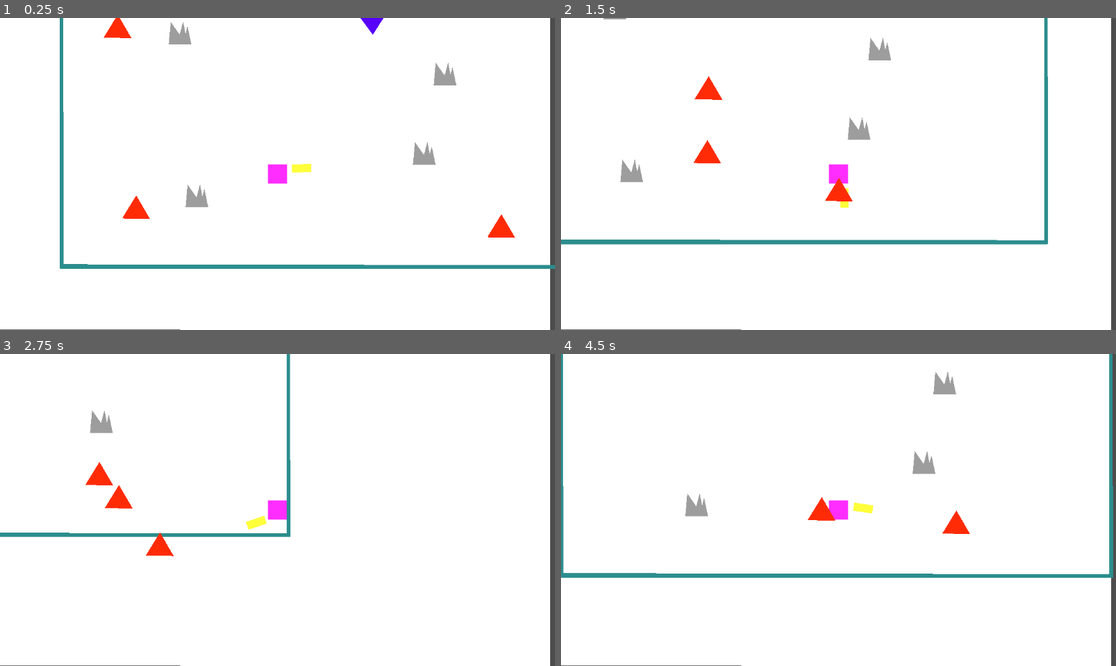
Above: before the commit, frames 1-4 (two rows, left to right).
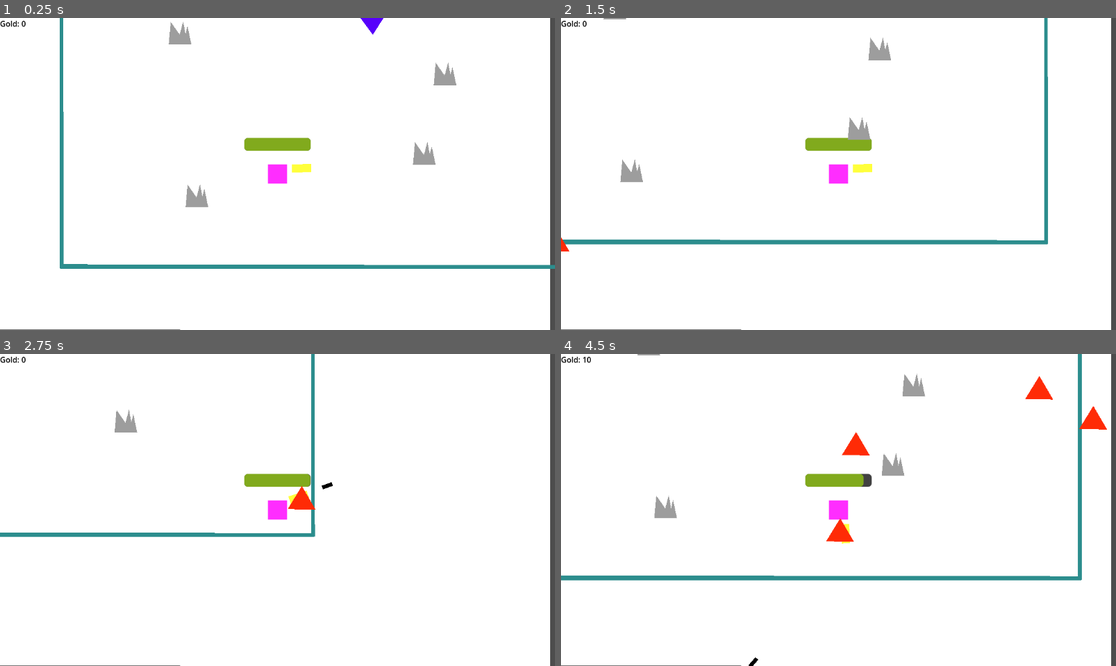
Above: after the commit, the same moments.

Repository: Krayorn/learning-godot-vampire-survivor-like
Game: Godot game, scene res://game.tscn
The game is run twice, just before and just after one commit, with the same random seed, the same clock (stepped at 60 frames per second) and the same inputs.
Inputs:
- Up to frame 1 (0.25 s): no input
- Up to frame 2 (1.5 s): hold D (right) 0.53-1.28 s; tap W (top) at 0.6, 1.35 s; hold S (down) from 1.28 s (still down)
- Up to frame 3 (2.75 s): release S (down) at 2.03 s; hold D (right) from 2.03 s (still down); tap W (top) at 2.1 s
- Up to frame 4 (4.5 s): tap W (top) at 2.85, 3.6, 4.35 s; release D (right) at 3.53 s; hold A (left) from 3.53 s (still down)

The runs differ from the first frame. In frame 1, 1.2% of the frame differs, in the area x 0-93%, y 0-71%; in frame 2, 1.3%; in frame 3, 2.8%; in frame 4, 6.1%, in the area x 0-100%, y 0-100%.

Commit message:
hud done scenemanager deleted

Diff:
--- a/game.gd
+++ b/game.gd
@@ -1,7 +1,18 @@
 extends Node
 
+const mainMapPath = "res://map.tscn"
+const insideMapPath = "res://inside.tscn"
+
+
 func _ready():
-	var manager = get_node("/root/SceneManager")
-	manager.init(self)
-	#manager.show_scene(manager.insideMapPath)
-	manager.show_scene(manager.mainMapPath)
+	get_tree().change_scene_to_file(mainMapPath)
+
+func move_to(path):
+	if path == mainMapPath:
+		print("REMOVE INSIDE, ADD MAIN")
+		get_tree().change_scene_to_file(mainMapPath)
+	else:
+		print("REMOVE MAIN, ADD INSIDE")
+		get_tree().change_scene_to_file(insideMapPath)
+
+	return get_tree().current_scene
--- /dev/null
+++ b/hud.gd
@@ -0,0 +1,13 @@
+extends CanvasLayer
+
+var gold := 0
+
+func _ready() -> void:
+	set_gold(gold)
+
+func set_gold(amount):
+	$Gold.text = "Gold: " + str(amount)
+
+func gain_gold(amount_earned):
+	gold += amount_earned
+	set_gold(gold)
--- /dev/null
+++ b/hud.tscn
@@ -0,0 +1,11 @@
+[gd_scene load_steps=2 format=3 uid="uid://3tldhu6d4k7b"]
+
+[ext_resource type="Script" uid="uid://cvh0vk26dkec7" path="res://hud.gd" id="1_37p78"]
+
+[node name="Hud" type="CanvasLayer"]
+script = ExtResource("1_37p78")
+
+[node name="Gold" type="Label" parent="."]
+offset_right = 40.0
+offset_bottom = 23.0
+theme_override_colors/font_color = Color(0, 0, 0, 1)
--- a/map.gd
+++ b/map.gd
@@ -1,5 +1,21 @@
 extends Node2D
 
-func _ready():
+func _ready() -> void:
+	get_node("gameover").visible = false
 	var player = get_node("/root/Player")
-	add_child(player)
+	player.death.connect(_on_death)
+
+func _on_death():
+	%gameover.visible = true
+	get_tree().paused = true
+
+func spawn_mob():
+	var new_mob = preload("res://mob.tscn").instantiate()
+	%PathFollow2D.progress_ratio = randf()
+	new_mob.global_position = %PathFollow2D.global_position
+	add_child(new_mob)
+
+
+func _on_timer_timeout() -> void:
+	# check a set number, then level up ?
+	spawn_mob()
--- a/map.tscn
+++ b/map.tscn
@@ -3,7 +3,6 @@
 [ext_resource type="Script" uid="uid://blfuhr6vda4sf" path="res://map.gd" id="1_e0an3"]
 [ext_resource type="PackedScene" uid="uid://c3fo6skjdrwtw" path="res://rock.tscn" id="2_wijl4"]
 [ext_resource type="PackedScene" uid="uid://cpw1xcxx0ny61" path="res://portal.tscn" id="3_e0an3"]
-[ext_resource type="PackedScene" uid="uid://5nwtdcia608" path="res://mob.tscn" id="4_p5pve"]
 
 [sub_resource type="SegmentShape2D" id="SegmentShape2D_e0an3"]
 a = Vector2(0, 647)
@@ -21,11 +20,45 @@
 a = Vector2(1144.1633, 640.1486)
 b = Vector2(6.1529355, 638.9829)
 
+[sub_resource type="Curve2D" id="Curve2D_e0an3"]
+_data = {
+"points": PackedVector2Array(0, 0, 0, 0, -90.946815, -102.052895, 0, 0, 0, 0, 1216.9164, -101.04534, 0, 0, 0, 0, 1228, 697, 0, 0, 0, 0, -98, 705, 0, 0, 0, 0, -93.96961, -99.03023)
+}
+point_count = 5
+
 [node name="map" type="Node2D"]
 script = ExtResource("1_e0an3")
 
+[node name="gameover" type="CanvasLayer" parent="."]
+unique_name_in_owner = true
+visible = false
+
+[node name="ColorRect" type="ColorRect" parent="gameover"]
+anchors_preset = 15
+anchor_right = 1.0
+anchor_bottom = 1.0
+grow_horizontal = 2
+grow_vertical = 2
+color = Color(0, 0, 0, 0.56078434)
+
+[node name="Label" type="Label" parent="gameover/ColorRect"]
+layout_mode = 1
+anchors_preset = 8
+anchor_left = 0.5
+anchor_top = 0.5
+anchor_right = 0.5
+anchor_bottom = 0.5
+offset_left = -41.0
+offset_top = -11.5
+offset_right = 41.0
+offset_bottom = 11.5
+grow_horizontal = 2
+grow_vertical = 2
+theme_override_font_sizes/font_size = 156
+text = "game over"
+
 [node name="CanvasLayer" type="CanvasLayer" parent="."]
-layer = -1
+layer = -2
 
 [node name="ColorRect" type="ColorRect" parent="CanvasLayer"]
 offset_left = -4.470154
@@ -51,9 +84,11 @@
 position = Vector2(647, 110)
 rotation = 0.058962964
 target_scene_path = "res://inside.tscn"
-target_spawn_position = Vector2(530, 210)
+target_spawn_position = Vector2(530, 220)
 
 [node name="leftwall" type="StaticBody2D" parent="."]
+collision_layer = 4
+collision_mask = 0
 
 [node name="Polygon2D" type="Polygon2D" parent="leftwall"]
 color = Color(0.17254902, 0.5529412, 0.5529412, 1)
@@ -63,6 +98,8 @@
 shape = SubResource("SegmentShape2D_e0an3")
 
 [node name="rightwall" type="StaticBody2D" parent="."]
+collision_layer = 4
+collision_mask = 0
 
 [node name="Polygon2D" type="Polygon2D" parent="rightwall"]
 position = Vector2(1141, 1)
@@ -73,6 +110,8 @@
 shape = SubResource("SegmentShape2D_p5pve")
 
 [node name="topwall" type="StaticBody2D" parent="."]
+collision_layer = 4
+collision_mask = 0
 
 [node name="Polygon2D" type="Polygon2D" parent="topwall"]
 position = Vector2(39.000004, 14)
@@ -84,6 +123,8 @@
 shape = SubResource("SegmentShape2D_urblq")
 
 [node name="bottomwall" type="StaticBody2D" parent="."]
+collision_layer = 4
+collision_mask = 0
 
 [node name="Polygon2D" type="Polygon2D" parent="bottomwall"]
 position = Vector2(1132, 702)
@@ -95,11 +136,18 @@
 rotation = -0.0003666745
 shape = SubResource("SegmentShape2D_iw27f")
 
-[node name="Mob" parent="." instance=ExtResource("4_p5pve")]
-position = Vector2(84, 549)
+[node name="Path2D" type="Path2D" parent="."]
+position = Vector2(9.260941, 5.2874985)
+scale = Vector2(0.9924585, 0.9925)
+curve = SubResource("Curve2D_e0an3")
 
-[node name="Mob2" parent="." instance=ExtResource("4_p5pve")]
-position = Vector2(987, 587)
+[node name="PathFollow2D" type="PathFollow2D" parent="Path2D"]
+unique_name_in_owner = true
+position = Vector2(-90.946815, -102.052895)
+rotation = 0.00077038095
 
-[node name="Mob3" parent="." instance=ExtResource("4_p5pve")]
-position = Vector2(62, 104)
+[node name="Timer" type="Timer" parent="."]
+wait_time = 0.7
+autostart = true
+
+[connection signal="timeout" from="Timer" to="." method="_on_timer_timeout"]
--- a/mob.gd
+++ b/mob.gd
@@ -1,15 +1,16 @@
 extends CharacterBody2D
 
-@onready var player = get_node("/root/Player")
+@onready var player: PlayerCharacter = get_node("/root/Player")
 
 var health = 3
 
 func _physics_process(_delta: float) -> void:
 	var direction = global_position.direction_to(player.global_position)
-	velocity = direction * 300
+	velocity = direction * 200
 	move_and_slide()
 
 func take_damage():
 	health -= 1
 	if health == 0:
+		player.registerMobKill()
 		queue_free()
--- a/player.gd
+++ b/player.gd
@@ -1,12 +1,28 @@
 extends CharacterBody2D
+class_name PlayerCharacter
+
+@onready var hud = get_node("/root/Hud")
+signal death
+var health := 100.0
 
 func _ready():
 	add_to_group("player")
-	global_position = Vector2(450, 450)  # or wherever your spawn point is
+	global_position = Vector2(450, 450)
+	%HealthBar.value = health
 
-func _physics_process(_delta: float) -> void:
+func _physics_process(delta: float) -> void:
 	var direction = Input.get_vector("left", "right", "top", "down")
 
 	velocity = direction * 600
 
 	move_and_slide()
+
+	var overlapping_mobs = %hurtbox.get_overlapping_bodies()
+	if overlapping_mobs.size() > 0:
+		health -= overlapping_mobs.size() * 10 * delta
+		%HealthBar.value = health
+		if health <= 0:
+			death.emit()
+
+func registerMobKill() -> void:
+	hud.gain_gold(10)
--- a/player.tscn
+++ b/player.tscn
@@ -6,7 +6,25 @@
 [sub_resource type="RectangleShape2D" id="RectangleShape2D_4flbx"]
 size = Vector2(40, 40)
 
+[sub_resource type="RectangleShape2D" id="RectangleShape2D_onrkg"]
+size = Vector2(52, 52)
+
+[sub_resource type="StyleBoxFlat" id="StyleBoxFlat_i3pqv"]
+bg_color = Color(0.25565878, 0.2556588, 0.2556587, 1)
+corner_radius_top_left = 8
+corner_radius_top_right = 8
+corner_radius_bottom_right = 8
+corner_radius_bottom_left = 8
+
+[sub_resource type="StyleBoxFlat" id="StyleBoxFlat_onrkg"]
+bg_color = Color(0.50573665, 0.6658884, 0.113367684, 1)
+corner_radius_top_left = 8
+corner_radius_top_right = 8
+corner_radius_bottom_right = 8
+corner_radius_bottom_left = 8
+
 [node name="player" type="CharacterBody2D"]
+collision_mask = 7
 script = ExtResource("1_4flbx")
 
 [node name="Weapon" parent="." instance=ExtResource("2_onrkg")]
@@ -22,3 +40,22 @@
 shape = SubResource("RectangleShape2D_4flbx")
 
 [node name="Camera2D" type="Camera2D" parent="."]
+
+[node name="hurtbox" type="Area2D" parent="."]
+unique_name_in_owner = true
+collision_layer = 0
+collision_mask = 2
+
+[node name="CollisionShape2D" type="CollisionShape2D" parent="hurtbox"]
+shape = SubResource("RectangleShape2D_onrkg")
+debug_color = Color(0.85359263, 0.2487266, 0.6872644, 0.41960785)
+
+[node name="HealthBar" type="ProgressBar" parent="."]
+unique_name_in_owner = true
+offset_left = -69.0
+offset_top = -75.0
+offset_right = 69.0
+offset_bottom = -48.0
+theme_override_styles/background = SubResource("StyleBoxFlat_i3pqv")
+theme_override_styles/fill = SubResource("StyleBoxFlat_onrkg")
+show_percentage = false
--- a/portal.gd
+++ b/portal.gd
@@ -2,6 +2,8 @@
 
 @export var target_scene_path: String
 @export var target_spawn_position: Vector2
+
+@onready var game = get_node("/root/Game")
 
 func _ready():
 	connect("body_entered", Callable(self, "_on_body_entered"))
@@ -10,33 +12,9 @@
 	if not body.is_in_group("player"):
 		return
 
-	var manager := get_node_or_null("/root/SceneManager")
-	if not manager:
-		print("[Portal] No SceneManager found!")
-		return
-
-	# block re-entry
-	if not manager.can_teleport:
-		print("[Portal] teleport blocked by cooldown")
-		return
-
-	manager.can_teleport = false
-
 	print("[Portal] teleporting player via portal ", " -> ", target_scene_path, " pos:", target_spawn_position)
 
-	# Ask manager to show the target scene (this enables it and sets manager.current_scene)
-	manager.show_scene(target_scene_path)
-	var dest_scene: Node = manager.current_scene
-	if not dest_scene:
-		print("[Portal] ERROR: target scene not available")
-		manager.can_teleport = true
-		return
 
-	# Set global position (world coordinates) then reparent preserving global transform
+	var dest_scene = game.move_to(target_scene_path)
 	body.global_position = target_spawn_position
-	# Use reparent with keep_global to avoid transform shifts
 	body.reparent(dest_scene, true)
-
-	# small delay before allowing teleport again to avoid immediate retrigger
-	await get_tree().create_timer(1).timeout
-	manager.can_teleport = true
--- a/project.godot
+++ b/project.godot
@@ -18,7 +18,8 @@
 [autoload]
 
 Player="*res://player.tscn"
-SceneManager="*res://sceneManager.gd"
+Hud="*res://hud.tscn"
+Game="*res://game.tscn"
 
 [dotnet]
 
--- a/sceneManager.gd
+++ /dev/null
@@ -1,58 +0,0 @@
-# SceneManager.gd
-extends Node
-
-var current_scene: Node = null
-var maps := {}
-var can_teleport: bool = true
-
-const mainMapPath = "res://map.tscn"
-const insideMapPath = "res://inside.tscn"
-
-func init(parent: Node) -> void:
-	if maps.size() == 0:
-		var main = load(mainMapPath).instantiate()
-		# start disabled; Game will call show_scene to enable
-		main.visible = false
-		main.process_mode = Node.PROCESS_MODE_DISABLED
-		_disable_canvas_layers_recursive(main)
-		parent.add_child(main)
-		maps[mainMapPath] = main
-
-		var inside = load(insideMapPath).instantiate()
-		inside.visible = false
-		inside.process_mode = Node.PROCESS_MODE_DISABLED
-		_disable_canvas_layers_recursive(inside)
-		parent.add_child(inside)
-		maps[insideMapPath] = inside
-
-func show_scene(path: String) -> void:
-	# debug
-	print("[SceneManager] show_scene(", path, ")")
-	if current_scene:
-		# fully disable old scene
-		current_scene.visible = false
-		current_scene.process_mode = Node.PROCESS_MODE_DISABLED
-		_disable_canvas_layers_recursive(current_scene)
-
-	var new_scene: Node = maps.get(path, null)
-	if new_scene:
-		new_scene.visible = true
-		# let nodes inherit normal processing mode
-		new_scene.process_mode = Node.PROCESS_MODE_INHERIT
-		_enable_canvas_layers_recursive(new_scene)
-		current_scene = new_scene
-	else:
-		print("[SceneManager] WARNING: scene not found for path:", path)
-
-# recursively toggle CanvasLayer nodes in the whole subtree
-func _disable_canvas_layers_recursive(node: Node) -> void:
-	if node is CanvasLayer:
-		node.visible = false
-	for child in node.get_children():
-		_disable_canvas_layers_recursive(child)
-
-func _enable_canvas_layers_recursive(node: Node) -> void:
-	if node is CanvasLayer:
-		node.visible = true
-	for child in node.get_children():
-		_enable_canvas_layers_recursive(child)
Not shown, added: hud.gd.uid
Not shown: 1 places in player.tscn that only renumber resources
Not shown, removed: sceneManager.gd.uid
